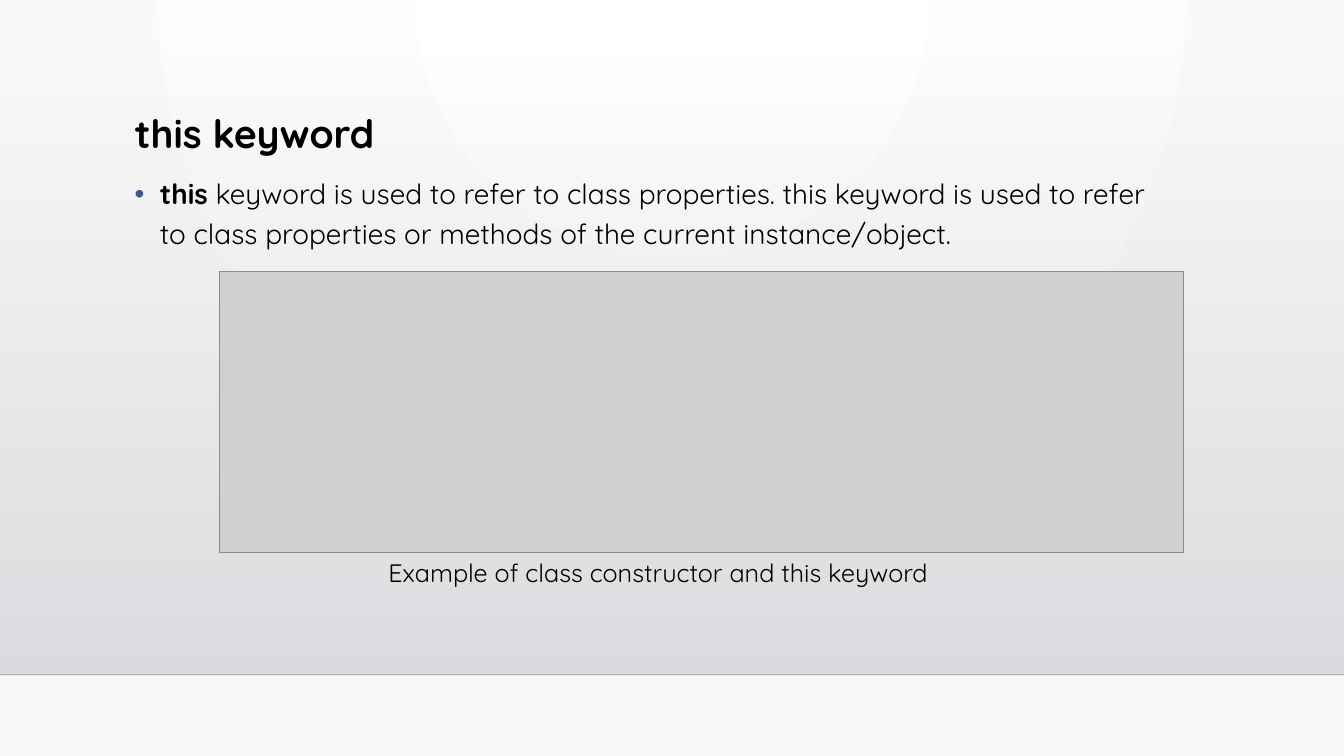
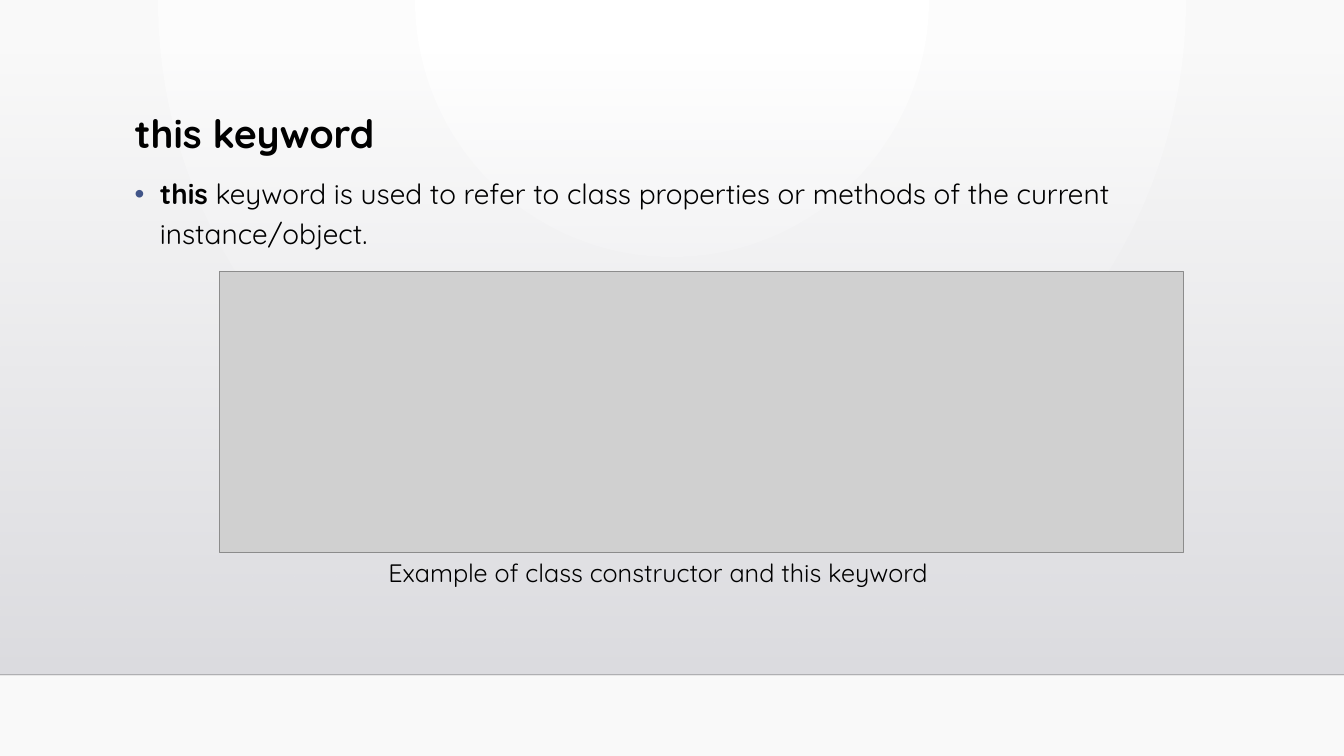
Before and after one commit to samirti/sv, a slide deck: slide 12 of learningSessions.pptx. Drawn at 1344x756 pixels with LibreOffice and Linux fonts; fonts in the diff are those of the drawing; grey boxes stand for pictures; background and template pictures are left out. Boxes give left, top, right and bottom in pixels: in the first picture for what was removed or moved away, otherwise in the second. Text is boxed around its words. In the diff, an @@ line names an element or a change of style, - is before the commit and + after.

```diff
--- a/learningSessions.pptx
+++ b/learningSessions.pptx
@@ text at [160,183,1110,250]: text changed @@
-• this keyword is used to refer to class properties. this keyword is used to refer to class properties or methods of the current instance/object.
+• this keyword is used to refer to class properties or methods of the current instance/object.
```
Also in this commit, not shown: 7 other slides changed, 2 slides added.
